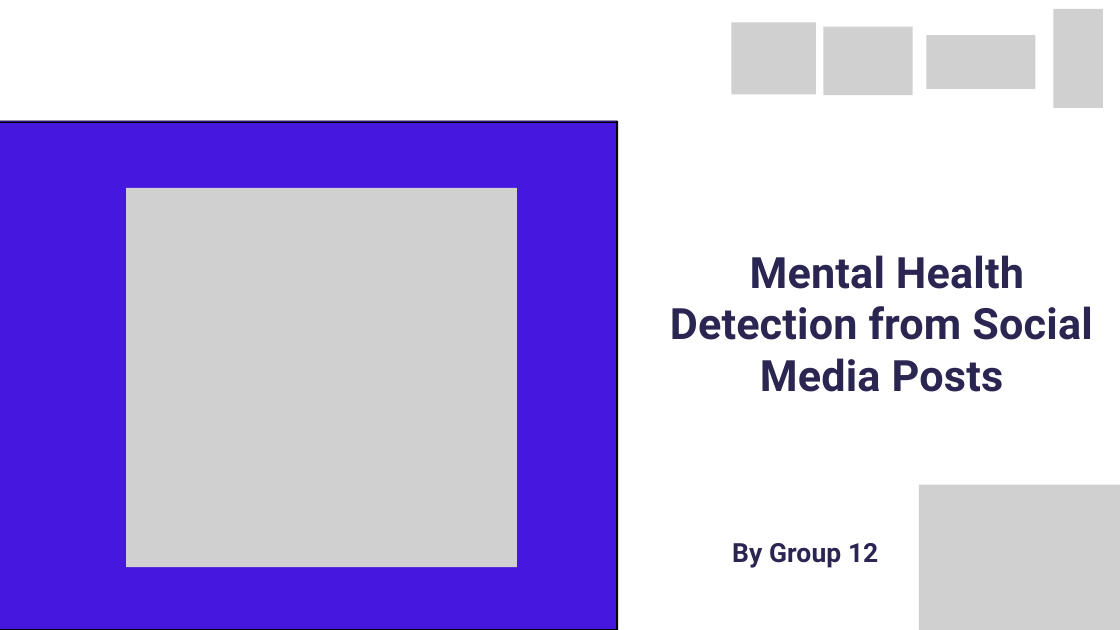
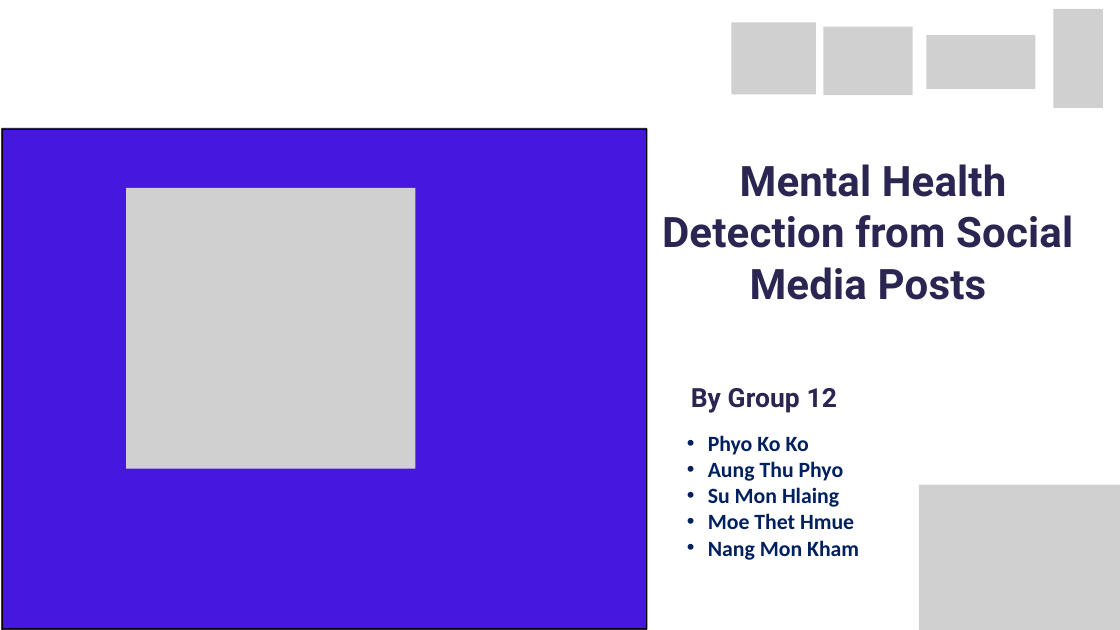
Before and after one commit to edasaruhan/FTL_Myanmar_Gr12, a slide deck: slide 2 of Final Presentation/Frontier_Tech_Leaders_ Programme_Capstone_Group12.pptx.pptx. Drawn at 1120x630 pixels with LibreOffice and Linux fonts; fonts in the diff are those of the drawing; grey boxes stand for pictures. Boxes give left, top, right and bottom in pixels: in the first picture for what was removed or moved away, otherwise in the second. Text is boxed around its words. In the diff, an @@ line names an element or a change of style, - is before the commit and + after.

```diff
--- a/Final Presentation/Frontier_Tech_Leaders_ Programme_Capstone_Group12.pptx.pptx
+++ b/Final Presentation/Frontier_Tech_Leaders_ Programme_Capstone_Group12.pptx.pptx
@@ freeform shape: place and size @@
-freeform shape at [0, 121, 618, 630]
+freeform shape at [2, 128, 647, 630]
@@ freeform shape: place and size @@
-freeform shape at [0, 122, 617, 630]
+freeform shape at [2, 129, 647, 629]
@@ text "Mental Health Detection from Social ...": place and size @@
-text "Mental Health Detection from Social ..." at [670, 255, 1092, 392]
+text "Mental Health Detection from Social ..." at [662, 164, 1073, 300]
@@ text "Mental Health Detection from Social ..." at [662, 164, 1073, 300]: size 55.5 to 54 pt @@
@@ picture: place and size @@
-picture at [126, 188, 517, 567]
+picture at [126, 188, 415, 468]
@@ text "By Group 12": place and size @@
-text "By Group 12" at [732, 543, 878, 568]
+text "By Group 12" at [691, 388, 837, 413]
@@ text added at [708, 435, 859, 560], 28 pt, text #002060, bold @@
+• Phyo Ko Ko
+• Aung Thu Phyo
+• Su Mon Hlaing
+• Moe Thet Hmue
+• Nang Mon Kham
```
Also in this commit, not shown: 17 other slides changed, 1 other file.
